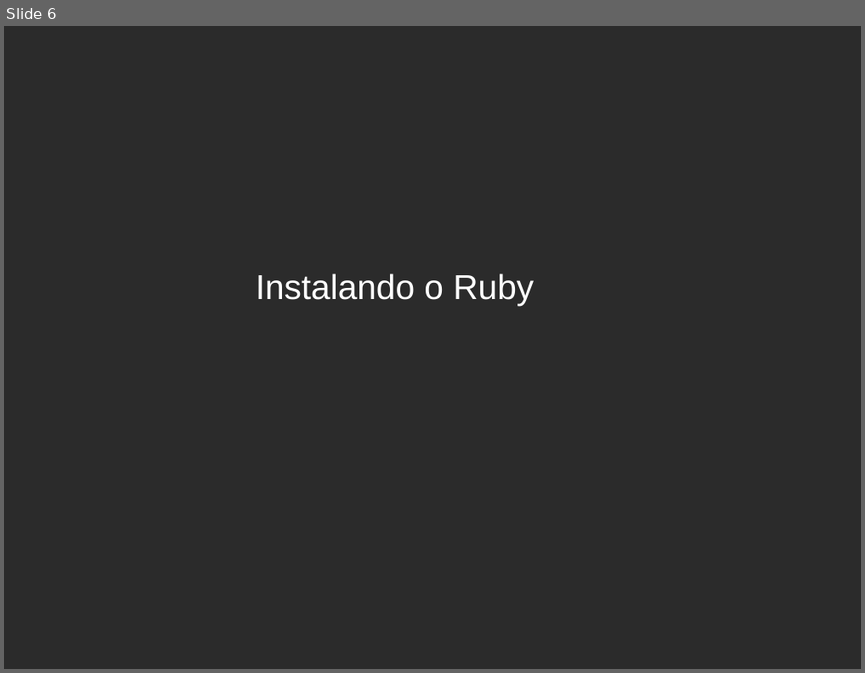
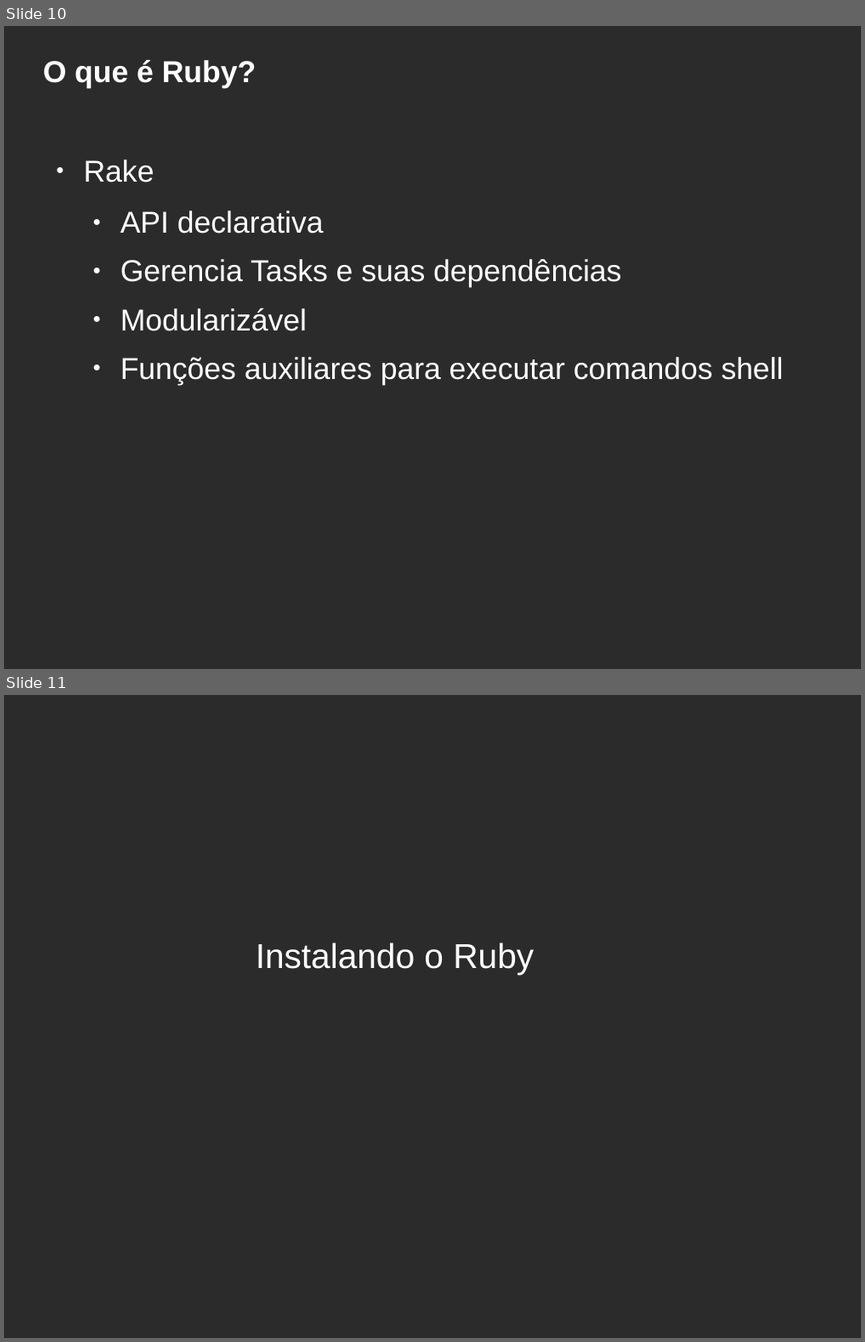
Before and after one commit to hbobenicio/ruby-examples, a slide deck: apresentacao-ruby.odp. Shown one above the other, each under a label of ours: slide 6 before the commit, slides 10 and 11 after it. The pictures are 865x673 and 865x1342 pixels, drawn with LibreOffice and Linux fonts; fonts in the diff are those of the drawing; background and template pictures are left out; a plain dark background stands for a picture behind light text. Boxes give left, top, right and bottom in pixels: in the first picture for what was removed or moved away, otherwise in the second. Text is boxed around its words. In the diff, an @@ line names an element or a change of style, - is before the commit and + after.

Commit message:
Adding rake example

```diff
--- a/apresentacao-ruby.odp
+++ b/apresentacao-ruby.odp
@@ slide 10 added at box(4, 26, 861, 669), background picture (left out) @@
@@ title added at box(43, 60, 256, 88), 28 pt, text #FFFFFF, bold @@
+O que é Ruby?
@@ text added at box(84, 159, 783, 385), 28 pt, text #FFFFFF @@
+● Rake
+  ● API declarativa
+  ● Gerencia Tasks e suas dependências
+  ● Modularizável
+  ● Funções auxiliares para executar comandos shell
@@ what was slide 6 is now slide 11 @@
```
Also in this commit, not shown: 4 slides changed, 5 other slides added, 1 slide removed, 2 other files.
